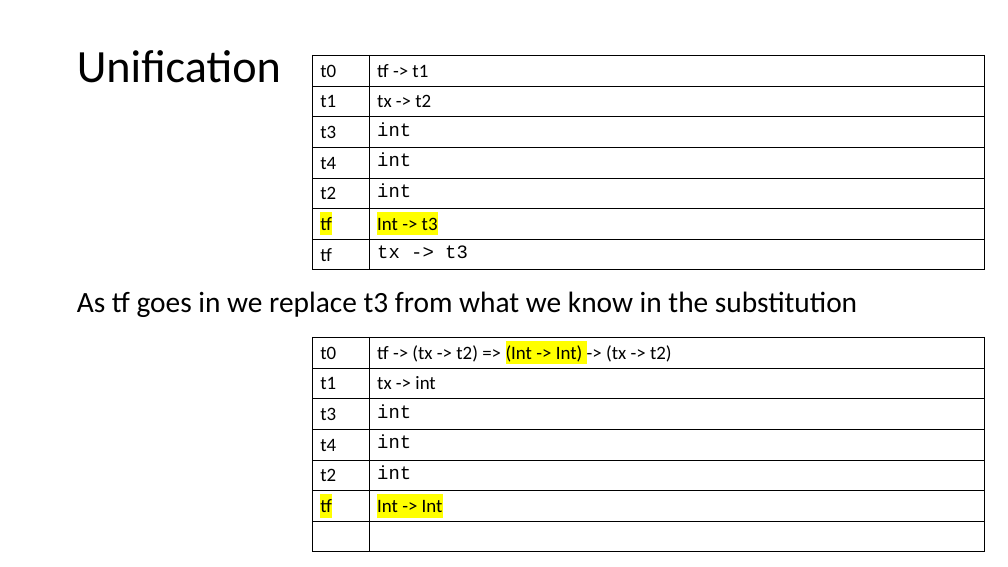
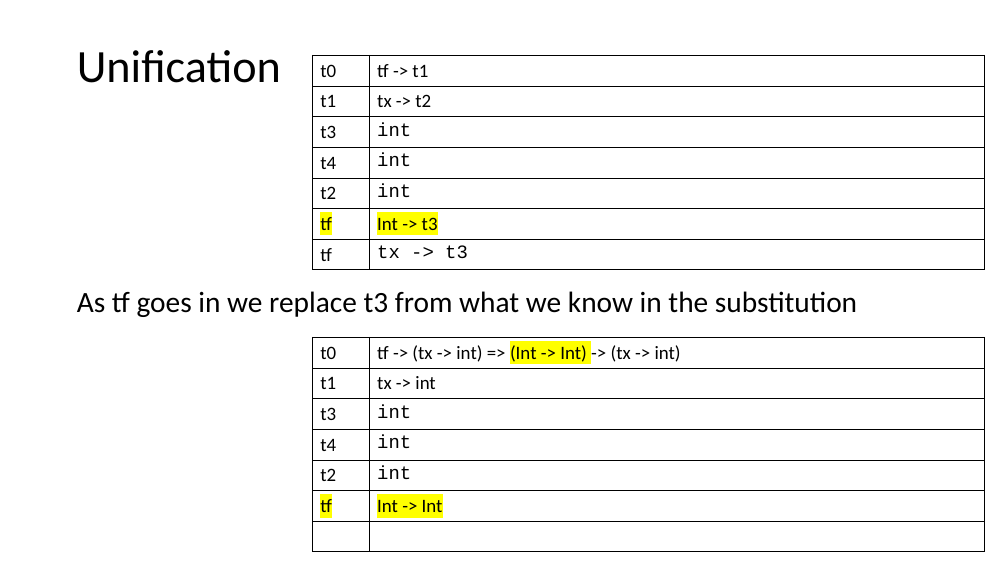
Before and after one commit to RHIT-CSSE/csse304, a slide deck: slide 10 of ClassMaterials/ImplicitTyping/ImplicitTyping.pptx. Drawn at 1008x567 pixels with LibreOffice and Linux fonts; fonts in the diff are those of the drawing. Boxes give left, top, right and bottom in pixels: in the first picture for what was removed or moved away, otherwise in the second. Text is boxed around its words. In the diff, an @@ line names an element or a change of style, - is before the commit and + after.

```diff
--- a/ClassMaterials/ImplicitTyping/ImplicitTyping.pptx
+++ b/ClassMaterials/ImplicitTyping/ImplicitTyping.pptx
@@ table at [313,337,985,552] @@
-row 1, column 2: tf -> (tx -> t2) => (Int -> Int) -> (tx -> t2)
+row 1, column 2: tf -> (tx -> int) => (Int -> Int) -> (tx -> int)
```
Also in this commit, not shown: 3 other slides changed, 1 other file.
